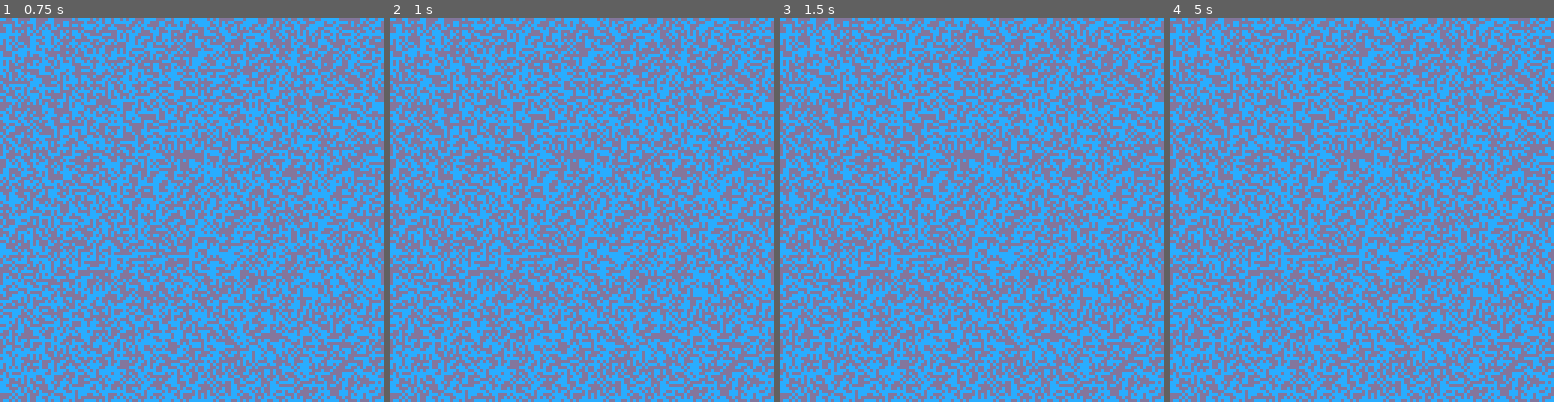
Above: before the commit, frames 1-4 (left to right).
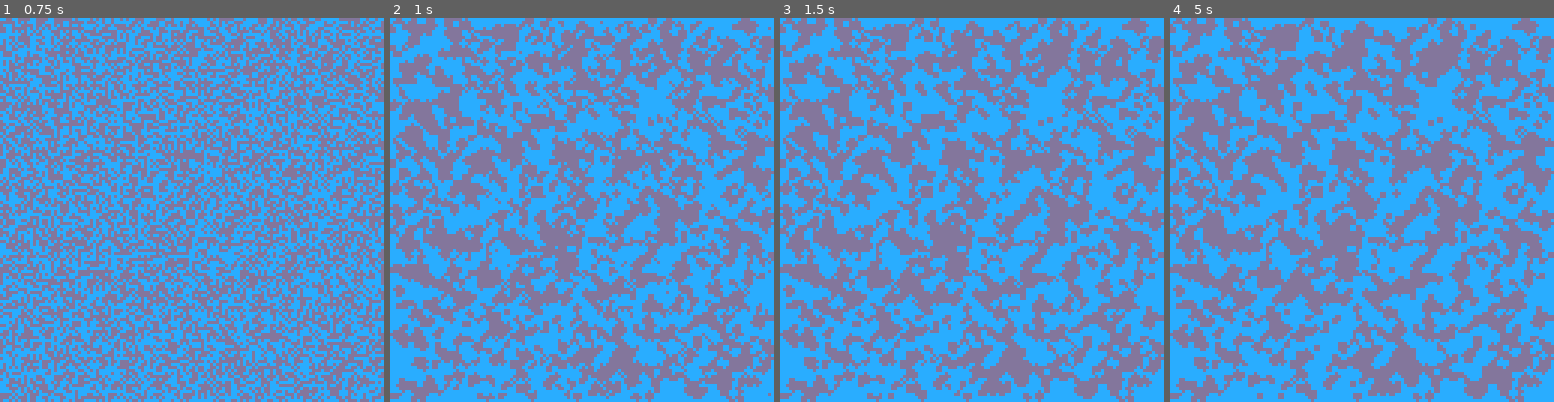
Above: after the commit, the same moments.

Repository: SkyGuardian42/pico-lib
Game: PICO-8 cartridge wordlgen2.p8
Two runs of this game, one before a commit and one after it. Both use one fixed random seed, a clock stepped at 60 frames per second and the inputs below.
Inputs:
- Up to frame 1 (0.75 s): tap X (X key) at 0.33 s
- Up to frame 2 (1 s): no input
- Up to frame 3 (1.5 s): tap X (X key) at 1.07 s
- Up to frame 4 (5 s): tap X (X key) at 1.85, 2.97, 4.08 s

Frame 1 is identical in both runs. In frame 2, 18% of the frame differs, in the area x 0-100%, y 0-100%; in frame 3, 21%; in frame 4, 22%.

Commit message:
ordlgen working

Diff:
--- a/wordlgen2.p8
+++ b/wordlgen2.p8
@@ -10,44 +10,48 @@
 end
 
 function neighbours(x,y,c)
-	nc=0
+	local nc=0
 	for j=0.125,1,0.125 do--iterate over neighbouring tiles
   local nx,ny=x+flr(cos(j)+.5),y+flr(sin(j)+.5)
-		if(pget(x,y)==c) nc+=1
+		if(pget(nx,ny)==c) nc+=1
  end
  return nc
 end
 
 function smoothnoise()
-for i=0,4 do--smoothing iterations
+--smoothing iterations
+for i=0,4 do
   for x=0,mx do
    for y=0,my do
-    local nc=neighbours(x,y,13)--neighbouring shallow tiles
-    --fiddle with these numbers to modify idland frequency
-    if nc>5 then
+    local t=neighbours(x,y,13)
+    if t>5 then
      pset(x,y,13)
-    elseif nc<3 then
+    elseif t<3 then
      pset(x,y,12)
     end
    end
   end
+
+ flip()
  end
+end
+
+function genwood()
+	for i=0,mx do
+		for j=0,my do
+			t=neighbours(j,k,13)
+		end
+	end
 end
 
 function _init()
 	mx,my=127,127
 	generatenoise()
-	color(7)
-	--print(pget(10,10),10,10)
-	smoothnoise()
-
-	flip()
---	smooth noise()
-	--flip()
 end
 
 function _draw()
 	if(btnp(❎)) smoothnoise()
+
 end
 __gfx__
 00000000000000000000000000000000000000000000000000000000000000000000000000000000000000000000000000000000000000000000000000000000
